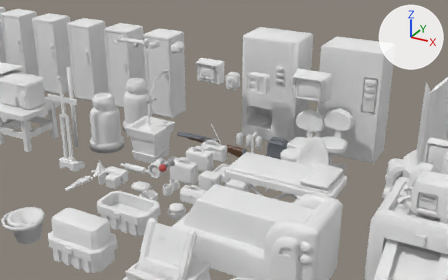
Two versions of the Blender file SS5R-Source/Assets/SS3D/Items18-2-22.blend, one commit apart.
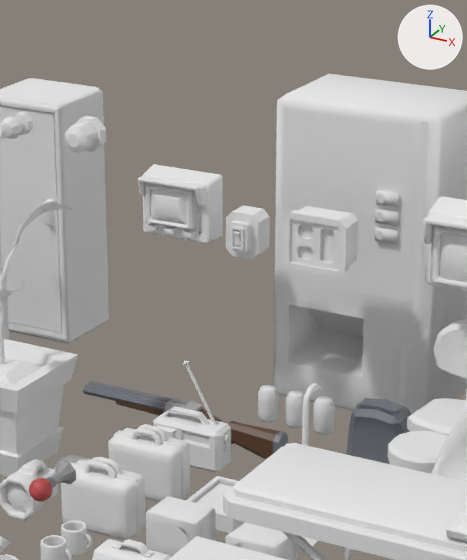
Each version appears first from a camera (50 mm lens) standing at (6.99, -14.21, 4.76) and looking at (2.68, -6.37, 0.84), and next in a close-up on the part from 33% to 69% of the width and 1% to 69% of the height. Arrows for +X, +Y and +Z are at upper right; the lights stay in place.

In view in the first close-up: 'APC', 'Boombox', 'Console', 'FireAlarm', 'Getmore', 'LockerBasic', 'LockerBasicDoor', 'Medkit-01', 'Medkit-02', 'PottedPlant-01', 'Rollerbed', 'Shotgun'.
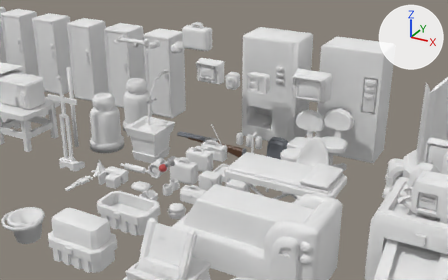
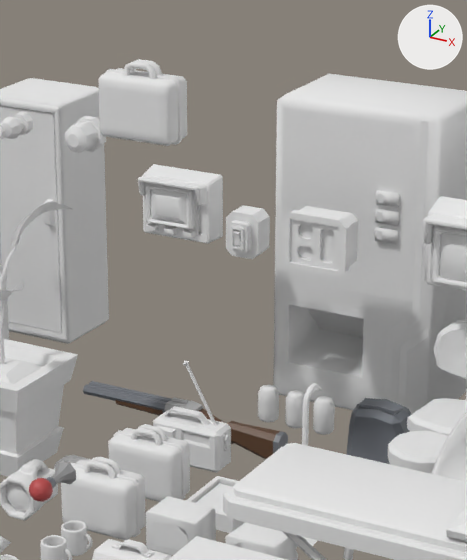
Changed parts and their boxes (x1, y1, x2, y2) in the close-ups (467 x 560 px):
'Medkit-03', added
    after: (98, 59, 187, 146)

Patch to the scene script:
```diff
--- a/SS5R-Source/Assets/SS3D/Items18-2-22.blend.py
+++ b/SS5R-Source/Assets/SS3D/Items18-2-22.blend.py
@@ me_medkit_02_001 @@
+me_medkit_02_001.from_pydata(...)  # 276 vertices, 252 faces; spans x -0.233..0.233, y -0.179..0.243, z -0.109..0.109
+me_medkit_02_001.materials.append(mat_basic)  # white #e7e7e7
@@ ob_medkit_03 @@
+ob_medkit_03 = bpy.data.objects.new('Medkit-03', me_medkit_02_001)
+ob_medkit_03.location = (2.0, -6.0, 2.3)
+ob_medkit_03.rotation_euler = (1.571, 0.0, 0.0)  # degrees (90, 0, 0)
```
